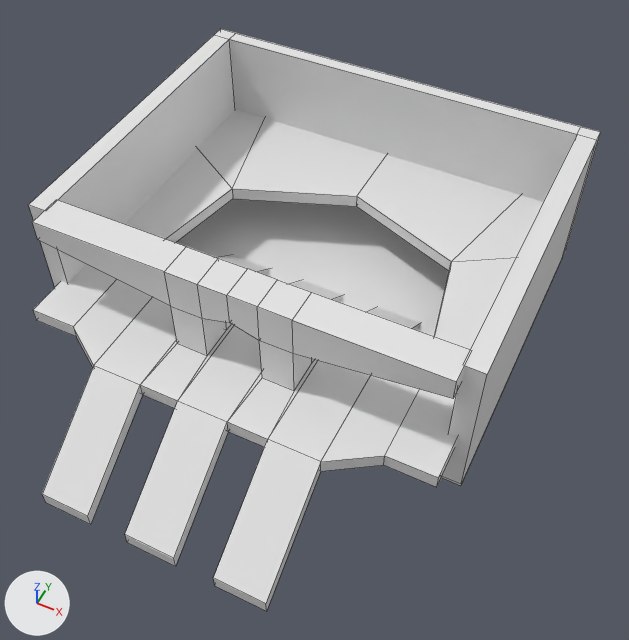
The Blender file Assets/new WIP map.blend, before and after one commit.
Both versions are drawn from a camera (50 mm lens) standing at (67.2, -100.4, 160.0) and looking at (7.8, 18.2, 11.7). The axes (+X, +Y, +Z) are drawn at lower left. The lights are the same throughout. Mesh edges are drawn as thin lines.
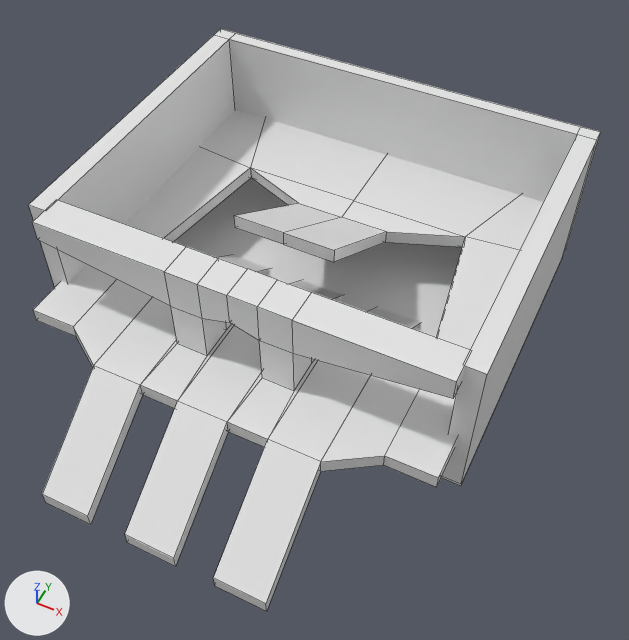
Commit message: more map work

Pixel boxes (x1, y1, x2, y2) of what changed, in the pictures (629 x 640 px):
part 1 of me_cube_003, built on: (125, 109, 543, 393) in both

The change, as a diff of the scene's bpy script:
```diff
--- a/Assets/new WIP map.blend.py
+++ b/Assets/new WIP map.blend.py
@@ me_cube_003 @@
 # used by ob_cube_003; location = (-21.0, 0.0, -1.7); scale = (1.4, 1.4, 1.7)
-me_cube_003.from_pydata(...)  # 120 vertices, 125 faces; spans x -19.8..49.8, y -29.1..55.7, z -2.0..22.9
+me_cube_003.from_pydata(...)  # 132 vertices, 136 faces; spans x -19.8..49.8, y -29.1..55.7, z -2.0..22.9
+# me_cube_003 part 1
+# 4 vertices are removed from x -6.4..36.4, y 33.1, z 8.0..10.0
+# 17 faces are deleted
+# 2 vertices move from x 15.0, y 41.4, z 8.0..10.0 to x 15.0, y 40.0, z 8.0..10.0
+# 9 vertices are added at x -6.4..36.4, y 13.6..40.0, z 8.0..19.4
+# 7 new vertices lie (0.0, 0.0, 2.0) away from vertices in x -6.4..36.4, y 13.6..40.0, z 8.0..19.4
+# 28 new faces join them
 me_cube_003.materials.append(mat_material)
```
